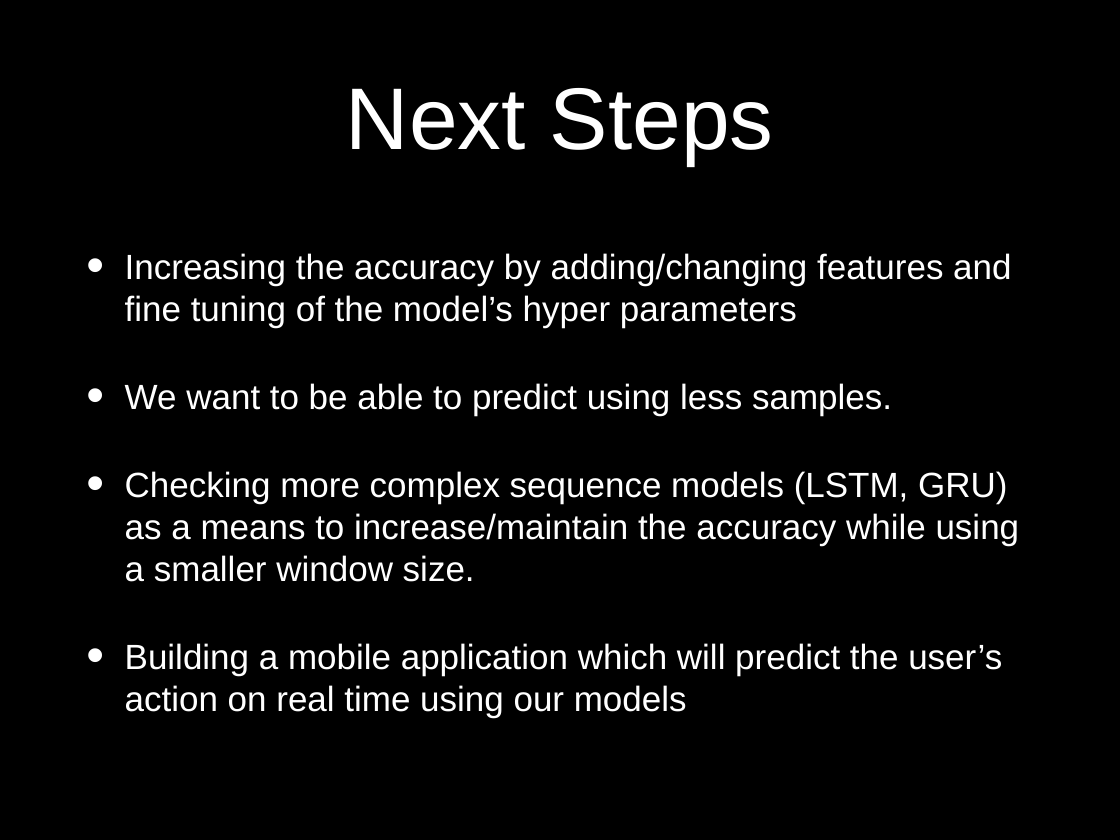
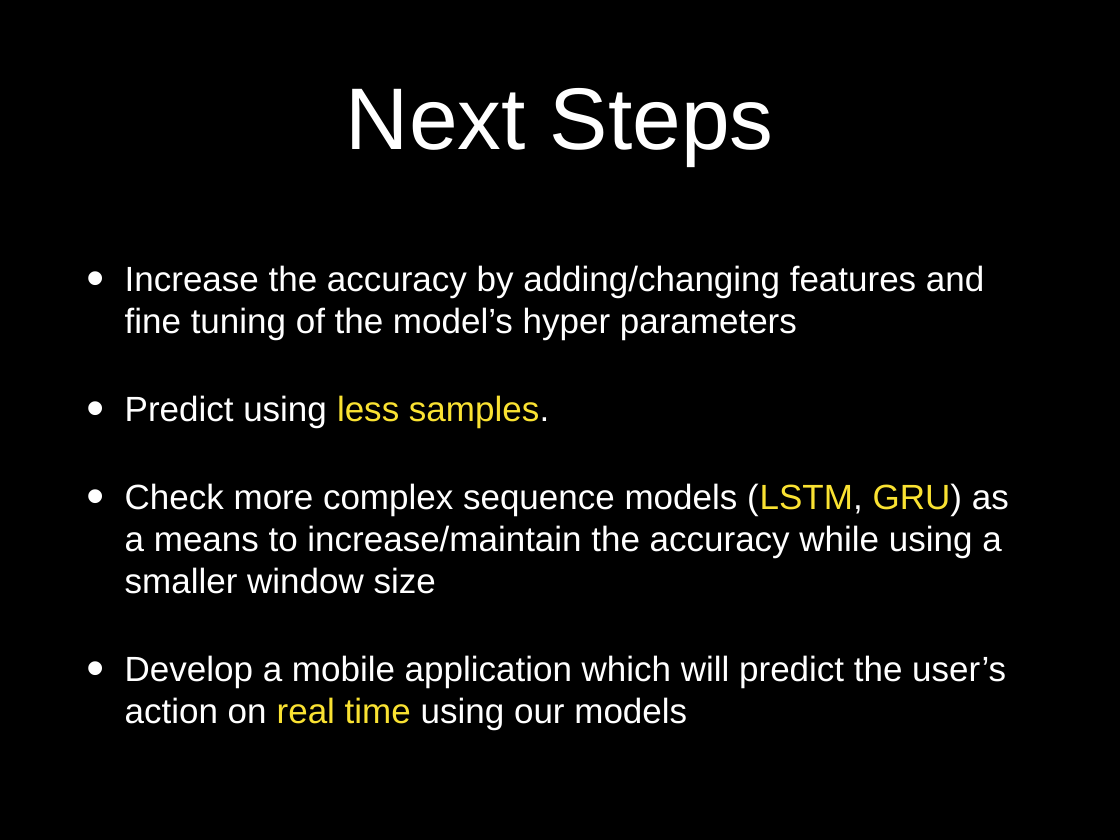
Before and after one commit to idocal/motionsense, a slide deck: slide 12 of MotionSenese/presentations/Presentation2.pptx (slide 10 before the commit). Drawn at 1120x840 pixels with LibreOffice and Linux fonts; fonts in the diff are those of the drawing; background and template pictures are left out. Boxes give left, top, right and bottom in pixels: in the first picture for what was removed or moved away, otherwise in the second. Text is boxed around its words. In the diff, an @@ line names an element or a change of style, - is before the commit and + after.

Commit message:
Presentation pptx updated

```diff
--- a/MotionSenese/presentations/Presentation2.pptx
+++ b/MotionSenese/presentations/Presentation2.pptx
@@ text at (125, 265, 1009, 730): text changed @@
-• Increasing the accuracy by adding/changing features and fine tuning of the model’s hyper parameters
-• We want to be able to predict using less samples.
-• Checking more complex sequence models (LSTM, GRU) as a means to increase/maintain the accuracy while using a smaller window size.
-• Building a mobile application which will predict the user’s action on real time using our models
+• Increase the accuracy by adding/changing features and fine tuning of the model’s hyper parameters
+• Predict using less samples.
+• Check more complex sequence models (LSTM, GRU) as a means to increase/maintain the accuracy while using a smaller window size
+• Develop a mobile application which will predict the user’s action on real time using our models
```
Also in this commit, not shown: 6 other slides changed, 6 slides added, 4 slides removed, 3 other files.
